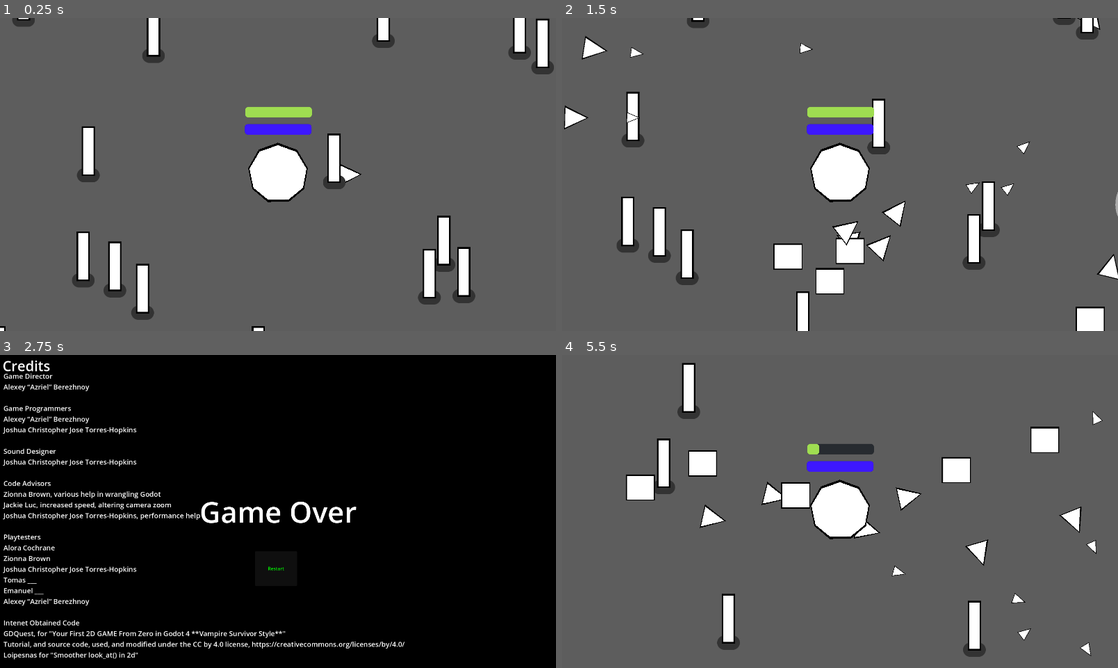
Above: before the commit, frames 1-4 (two rows, left to right).
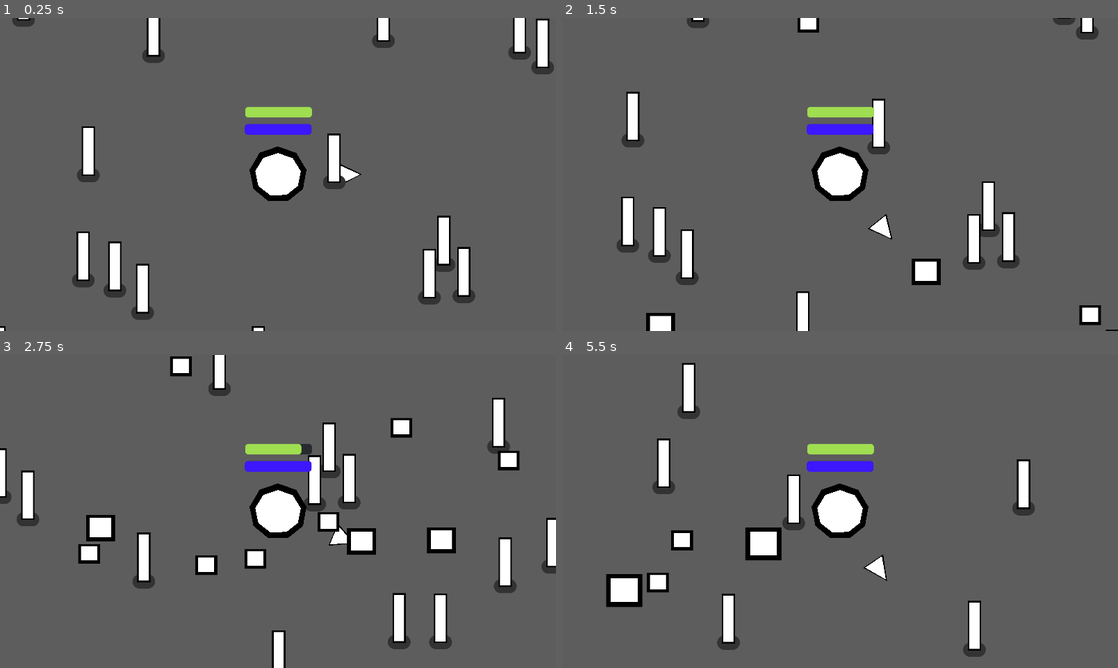
Above: after the commit, the same moments.

Repository: Alyosha-ctrl/foolJam2025
Game: Godot game, scene res://tower_survival.tscn
The game is run twice, just before and just after one commit, with the same random seed, the same clock (stepped at 60 frames per second) and the same inputs.
Inputs (mouse positions are in pixels of both pictures, inside the frame that each line leads up to):
- Up to frame 1 (0.25 s): no input
- Up to frame 2 (1.5 s): hold D (move_right) 0.53-1.28 s; hold S (move_down) from 1.28 s (still down)
- Up to frame 3 (2.75 s): release S (move_down) at 2.03 s; hold D (move_right) from 2.03 s (still down)
- Up to frame 4 (5.5 s): release D (move_right) at 2.75 s; click (840, 567) at 2.75 s, where only the run before the commit has a clickable "Restart"; click (840, 567) at 3.5 s, where only the run after the commit has a clickable "Restart"; hold W (move_up) 4.28-5.03 s; hold A (move_left) from 5.03 s (still down)

The runs differ from the first frame. In frame 1, 0.7% of the frame differs, in the area x 44-56%, y 39-59%; in frame 2, 5.1%; in frame 3, 96%, in the area x 0-100%, y 0-100%; in frame 4, 7.0%.

Commit message:
Added spawn variation and made the outlines of polygons thicker

Diff:
--- a/mob.tscn
+++ b/mob.tscn
@@ -1,7 +1,6 @@
-[gd_scene load_steps=5 format=3 uid="uid://cctamn8lk3gjj"]
+[gd_scene load_steps=4 format=3 uid="uid://cctamn8lk3gjj"]
 
 [ext_resource type="Script" uid="uid://tyhkc1p8gbp0" path="res://mob.gd" id="1_nokgg"]
-[ext_resource type="PackedScene" uid="uid://buoqd270n7r8v" path="res://gun.tscn" id="2_nokgg"]
 
 [sub_resource type="RectangleShape2D" id="RectangleShape2D_dy6sc"]
 size = Vector2(83, 74)
@@ -10,13 +9,11 @@
 size = Vector2(128.75, 117.5)
 
 [node name="Mob" type="CharacterBody2D"]
-position = Vector2(7, 38)
+position = Vector2(7.1066, 38.6526)
 collision_layer = 2
 collision_mask = 3
 platform_floor_layers = 4294967040
 script = ExtResource("1_nokgg")
-
-[node name="Gun" parent="." instance=ExtResource("2_nokgg")]
 
 [node name="CollisionShape2D" type="CollisionShape2D" parent="."]
 position = Vector2(-10.5, -38)
@@ -31,7 +28,8 @@
 shape = SubResource("RectangleShape2D_nokgg")
 debug_color = Color(0.992157, 0, 0.258824, 0.266667)
 
-[node name="ColorRect2" type="ColorRect" parent="."]
+[node name="border" type="ColorRect" parent="."]
+unique_name_in_owner = true
 offset_left = -47.0
 offset_top = -73.0
 offset_right = 46.0
@@ -40,11 +38,18 @@
 color = Color(0, 0, 0, 1)
 metadata/_edit_use_anchors_ = true
 
-[node name="ColorRect" type="ColorRect" parent="."]
-offset_left = -44.0
-offset_top = -69.0
-offset_right = 42.0
-offset_bottom = 7.0
+[node name="color" type="ColorRect" parent="border"]
+unique_name_in_owner = true
+layout_mode = 1
+anchors_preset = -1
+anchor_left = 0.0926533
+anchor_top = 0.0646929
+anchor_right = 0.0926533
+anchor_bottom = 0.0646929
+offset_left = 3.75
+offset_top = 5.0
+offset_right = 89.75
+offset_bottom = 81.0
 scale = Vector2(0.8, 0.8)
 metadata/_edit_use_anchors_ = true
 
--- a/player.gd
+++ b/player.gd
@@ -51,14 +51,6 @@
 	if(damage <= 0):
 		damage = 1
 	health -= damage
-	print("Pierce")
-	print(pierce)
-	print("Defense")
-	print(defense)
-	print("Defense Local")
-	print(defense_local)
-	print("Damage")
-	print(damage)
 	%ProgressBar.value = 100*(health/max_health)
 	if(health <= 0):
 		#Hides death.
--- a/player.tscn
+++ b/player.tscn
@@ -30,13 +30,12 @@
 
 [node name="Polygon2D" type="Polygon2D" parent="."]
 position = Vector2(0, 38)
-scale = Vector2(1.04795, 1.08571)
 color = Color(0, 0, 0, 1)
 polygon = PackedVector2Array(0, -110, 47, -93, 73, -50, 64, -1, 27, 29, -25, 30, -63, -1, -73, -50, -47, -94)
 
 [node name="Polygon2D2" type="Polygon2D" parent="Polygon2D"]
-position = Vector2(0, -2.76316)
-scale = Vector2(0.954248, 0.921053)
+position = Vector2(0, -8)
+scale = Vector2(0.8, 0.772)
 polygon = PackedVector2Array(0, -110, 47, -93, 73, -50, 64, -1, 27, 29, -25, 30, -63, -1, -73, -50, -47, -94)
 
 [node name="CollisionShape2D" type="CollisionShape2D" parent="."]
--- a/tower_survival.gd
+++ b/tower_survival.gd
@@ -4,7 +4,9 @@
 var stat_mult = 1
 var player_level = 1
 var overall_stats = 0
-var level_time = 5
+var level_time = 11
+
+var already_done : bool = false
 
 func _ready() -> void:
 	get_tree().paused = false
@@ -14,12 +16,44 @@
 func spawn_mob():
 	#In the future this will also create the color of the mob
 	#And it's random technique's
-	var new_mob = preload("res://mob.tscn").instantiate()
-	new_mob.set_level(%Player.level-1)
-	#Randomly create's the mob on a point along the path
-	%PathFollow2D.progress_ratio = randf()
-	new_mob.global_position = %PathFollow2D.global_position
-	add_child(new_mob)
+	var spawn_type = ["swarm", "mob", "boss", "swarm", "swarm", "mob"]
+	spawn_type = spawn_type[randi_range(0,len(spawn_type)-1)]
+	print("Spawn Type: " + str(spawn_type))
+	if(spawn_type == "mob"):
+		var new_mob = preload("res://mob.tscn").instantiate()
+		new_mob.set_level(%Player.level-1)
+		#Randomly create's the mob on a point along the path
+		%PathFollow2D.progress_ratio = randf()
+		new_mob.global_position = %PathFollow2D.global_position
+		add_child(new_mob)
+	elif(spawn_type == "swarm"):
+		var new_mob = preload("res://mob.tscn").instantiate()
+		new_mob.set_level(%Player.level-2)
+		new_mob.scale = Vector2(.75, .75)
+		var new_mob1 = preload("res://mob.tscn").instantiate()
+		new_mob1.set_level(%Player.level-2)
+		new_mob1.scale = Vector2(.75, .75)
+		var new_mob2 = preload("res://mob.tscn").instantiate()
+		new_mob2.set_level(%Player.level-2)
+		new_mob2.scale = Vector2(.75, .75)
+		#Randomly create's the mob on a point along the path
+		%PathFollow2D.progress_ratio = randf()
+		new_mob.global_position = %PathFollow2D.global_position
+		%PathFollow2D.progress_ratio = randf()
+		new_mob1.global_position = %PathFollow2D.global_position
+		%PathFollow2D.progress_ratio = randf()
+		new_mob2.global_position = %PathFollow2D.global_position
+		add_child(new_mob)
+		add_child(new_mob1)
+		add_child(new_mob2)
+	elif(spawn_type == "boss"):
+		var new_mob = preload("res://mob.tscn").instantiate()
+		new_mob.set_level(%Player.level+1)
+		new_mob.scale = Vector2(1.25, 1.25)
+		#Randomly create's the mob on a point along the path
+		%PathFollow2D.progress_ratio = randf()
+		new_mob.global_position = %PathFollow2D.global_position
+		add_child(new_mob)
 
 func spawn_object():
 	#later will be a random object now is just a tree soo to be pillar.
@@ -52,6 +86,9 @@
 
 func _on_player_death() -> void:
 	%game_over_screen.visible = true
+	if(!already_done):
+		%game_over_label.text = %game_over_label.text + "Level Reached " + str(%Player.level)
+		already_done = true
 
 func _on_restart_button_button_down() -> void:
 	%game_over_screen.visible = false
--- a/tower_survival.tscn
+++ b/tower_survival.tscn
@@ -109,21 +109,24 @@
 grow_vertical = 2
 color = Color(0, 0, 0, 1)
 
-[node name="Label" type="Label" parent="game_over_screen/ColorRect"]
+[node name="game_over_label" type="Label" parent="game_over_screen/ColorRect"]
+unique_name_in_owner = true
 layout_mode = 1
 anchors_preset = 8
 anchor_left = 0.5
 anchor_top = 0.5
 anchor_right = 0.5
 anchor_bottom = 0.5
-offset_left = -43.5
-offset_top = -11.5
-offset_right = 43.5
-offset_bottom = 11.5
+offset_left = -510.0
+offset_top = -138.0
+offset_right = 503.0
+offset_bottom = 139.0
 grow_horizontal = 2
 grow_vertical = 2
 theme_override_font_sizes/font_size = 100
-text = "Game Over"
+text = "Game Over
+"
+horizontal_alignment = 1
 
 [node name="credits" type="Label" parent="game_over_screen/ColorRect"]
 layout_mode = 1
